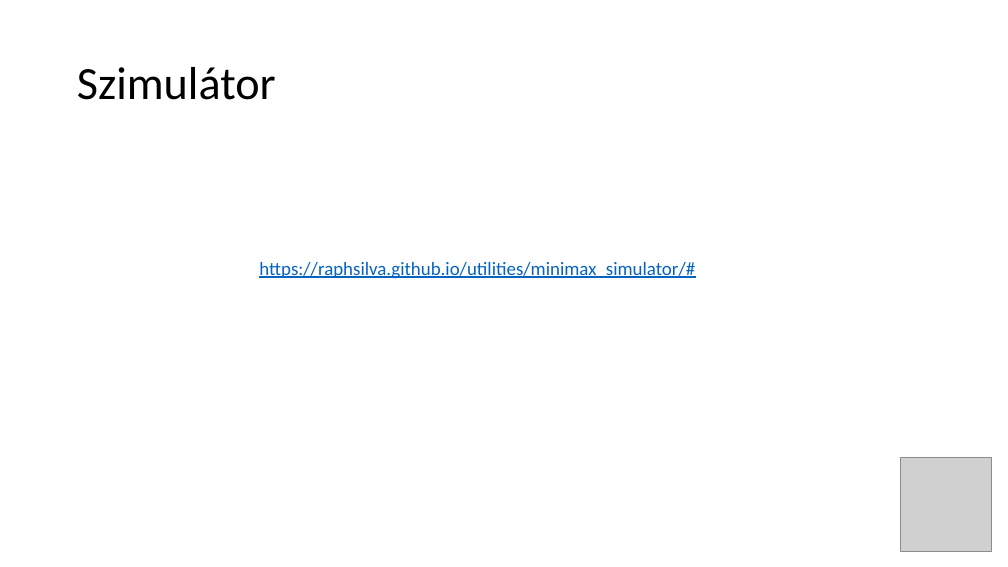
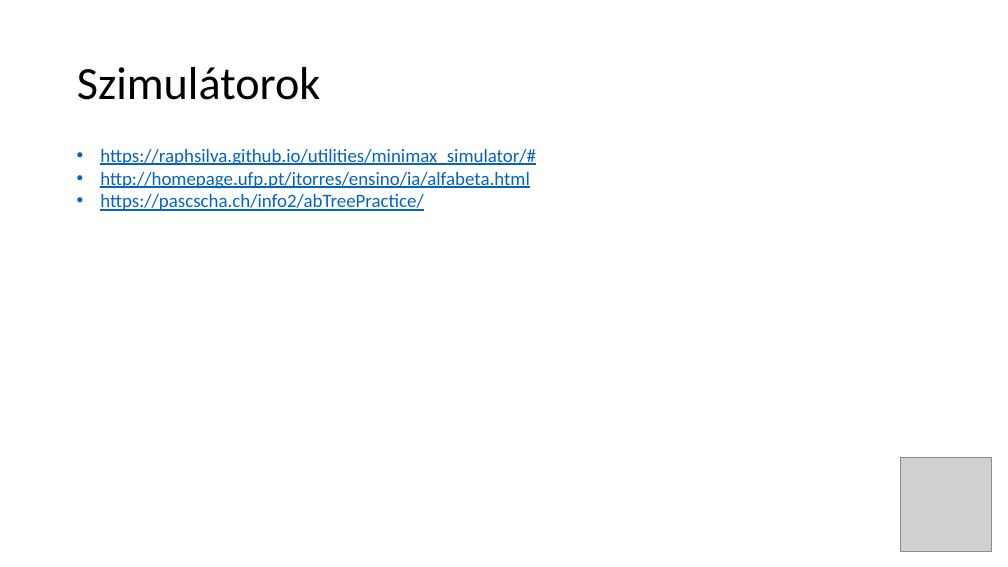
Before and after one commit to robertlakatos/ai, a slide deck: slide 42 of mestint-gyak-9/docs/mestint-gyak-9.pptx (slide 41 before the commit). Drawn at 1008x567 pixels with LibreOffice and Linux fonts; fonts in the diff are those of the drawing; grey boxes stand for pictures; background and template pictures are left out. Boxes give left, top, right and bottom in pixels: in the first picture for what was removed or moved away, otherwise in the second. Text is boxed around its words. In the diff, an @@ line names an element or a change of style, - is before the commit and + after.

```diff
--- a/mestint-gyak-9/docs/mestint-gyak-9.pptx
+++ b/mestint-gyak-9/docs/mestint-gyak-9.pptx
@@ title at bbox=[77, 67, 320, 100]: text changed @@
-Szimulátor
+Szimulátorok
@@ text "https://raphsilva.github.io/utilities/minimax_simulator/#": place and size @@
-text "https://raphsilva.github.io/utilities/minimax_simulator/#" at bbox=[259, 262, 695, 279]
+text "https://raphsilva.github.io/utilities/minimax_simulator/#" at bbox=[100, 149, 536, 211]
@@ text at bbox=[100, 149, 536, 166]: bullet none to • @@
@@ text at bbox=[100, 172, 529, 211]: paragraphs added @@
+• http://homepage.ufp.pt/jtorres/ensino/ia/alfabeta.html
+• https://pascscha.ch/info2/abTreePractice/
```
Also in this commit, not shown: 2 other slides changed, 1 slide added, 2 other files.
